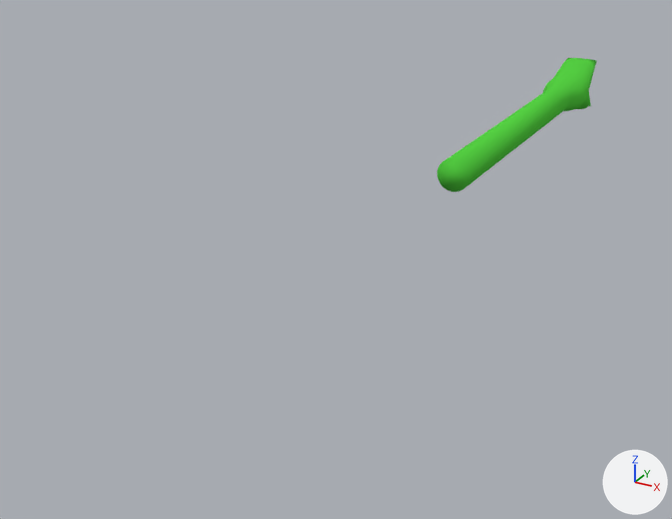
Two versions of the Blender file android/assets/model/grappling_hook.blend, one commit apart.
Rendered twice from a 50 mm lens placed at (0.662, -2.326, 0.605), pointed at (-0.153, -0.846, -0.136). Arrows for +X, +Y and +Z are at lower right; the lights stay in place.
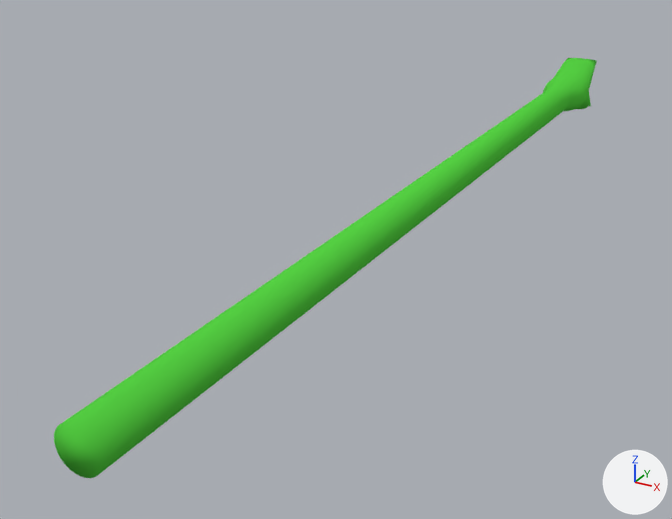
The newer file is also turned or shifted as a whole; pictures and numbers use the older file's frame.

Scene script edits in JSON lines:
```json
{"block": "me_cylinder_001", "where": "me_cylinder_001.from_pydata(...)  # 892 vertices, 864 faces; spans x -0.058..0.058, y -0.067..0.075, z -0.329..0.63"}
{"block": "me_cylinder_001", "where": "# used by ob_cylinder_001; location = (0.0, 0.0, 0.0); rotation_euler = (1.571, 0.0, 0.0), in degrees (90, 0, 0)"}
{"block": "me_cylinder_001", "change": "me_cylinder_001 part 1: all 64 vertices in x -0.035..0.035, y -0.035..0.035, z 0.627..0.63 are moved by (0.0, 0.0, 1.083)"}
```

Location of each change, [x1, y1, x2, y2] in pixels of the pictures (672 x 519 px; the box of a moved part takes in the faces that stretch with it):
```json
{"object": "Cylinder.001", "change": "reshaped", "before": [437, 58, 597, 192], "after": [54, 58, 597, 478], "on screen": "238% wider, 212% taller"}
{"part": 1, "of": "me_cylinder_001", "change": "moved or reshaped", "before": [437, 159, 469, 192], "after": [54, 159, 469, 478]}
```
